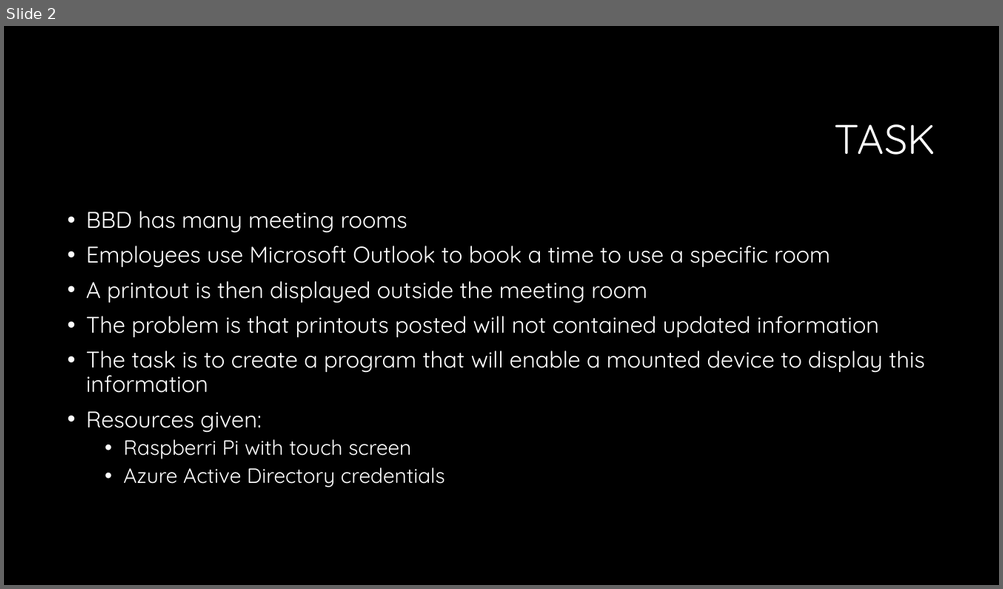
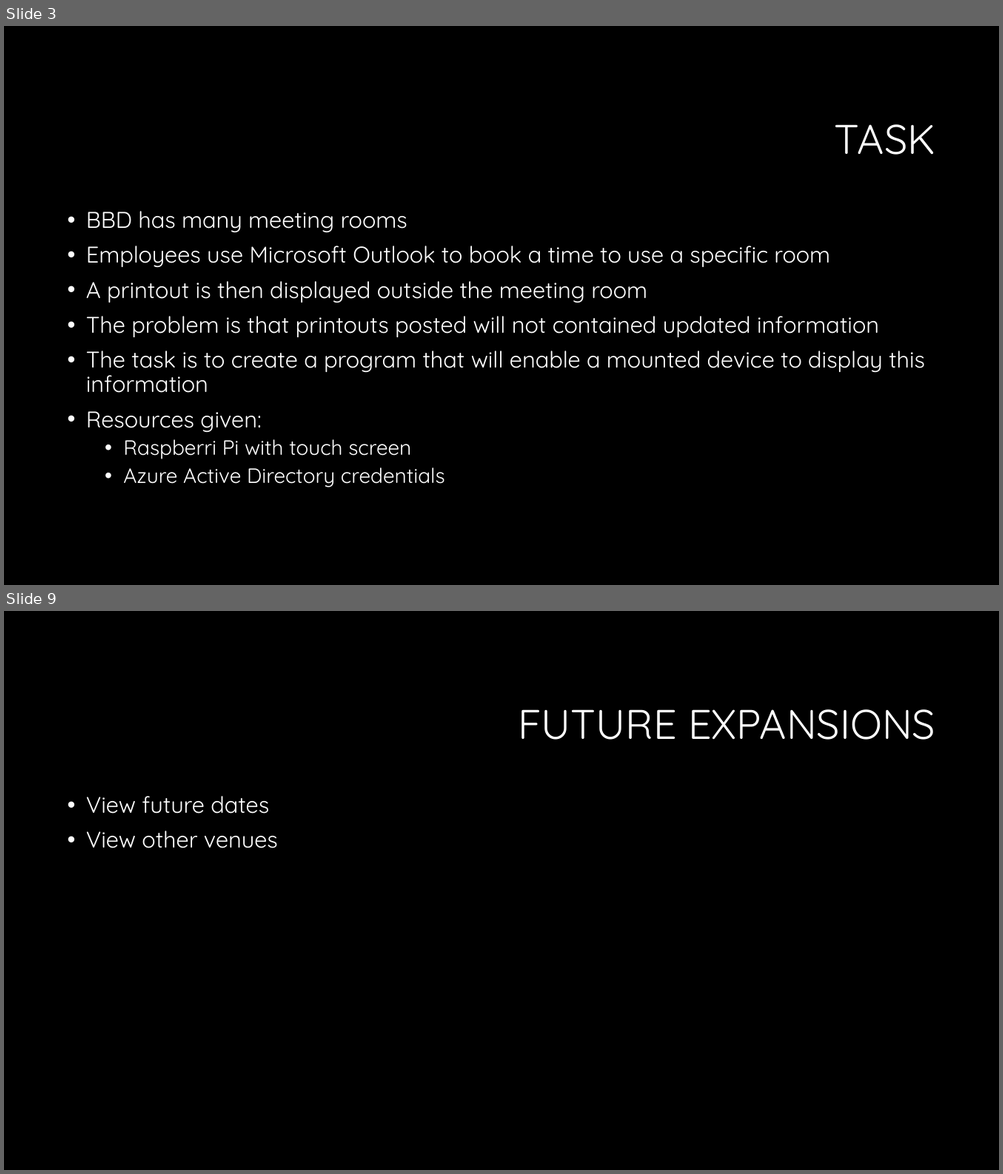
Before and after one commit to RobBas666/SlotMachineF, a slide deck: Presentation.pptx. Shown one above the other, each under a label of ours: slide 2 before the commit, slides 3 and 9 after it; the slides between them are not shown. The pictures are 1003x589 and 1003x1174 pixels, drawn with LibreOffice and Linux fonts; fonts in the diff are those of the drawing; background and template pictures are left out. Boxes give left, top, right and bottom in pixels: in the first picture for what was removed or moved away, otherwise in the second. Text is boxed around its words. In the diff, an @@ line names an element or a change of style, - is before the commit and + after.

```diff
--- a/Presentation.pptx
+++ b/Presentation.pptx
@@ slide 9 added at <box>4,611,999,1170</box>, background #000000 @@
@@ title added at <box>518,709,935,740</box>, 40 pt, text #FFFFFF @@
+FUTURE EXPANSIONS
@@ text added at <box>86,796,278,849</box>, 22 pt, text #FFFFFF @@
+• View future dates
+• View other venues
@@ what was slide 2 is now slide 3 @@
```
Also in this commit, not shown: 1 slide changed, 7 other slides added, 1 slide removed.
